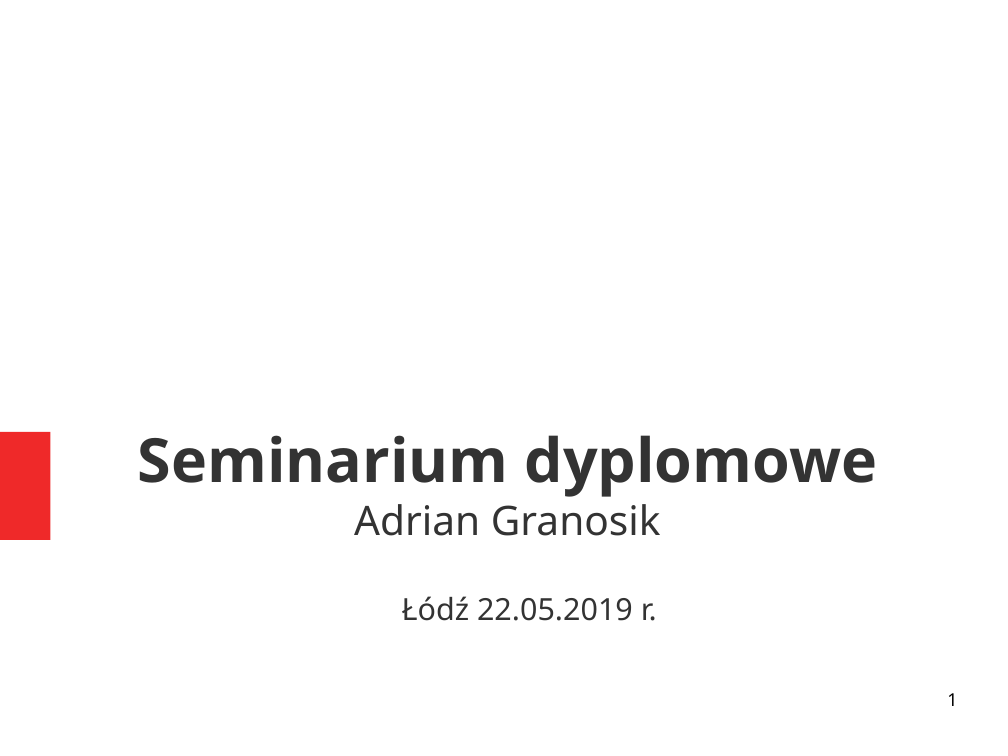
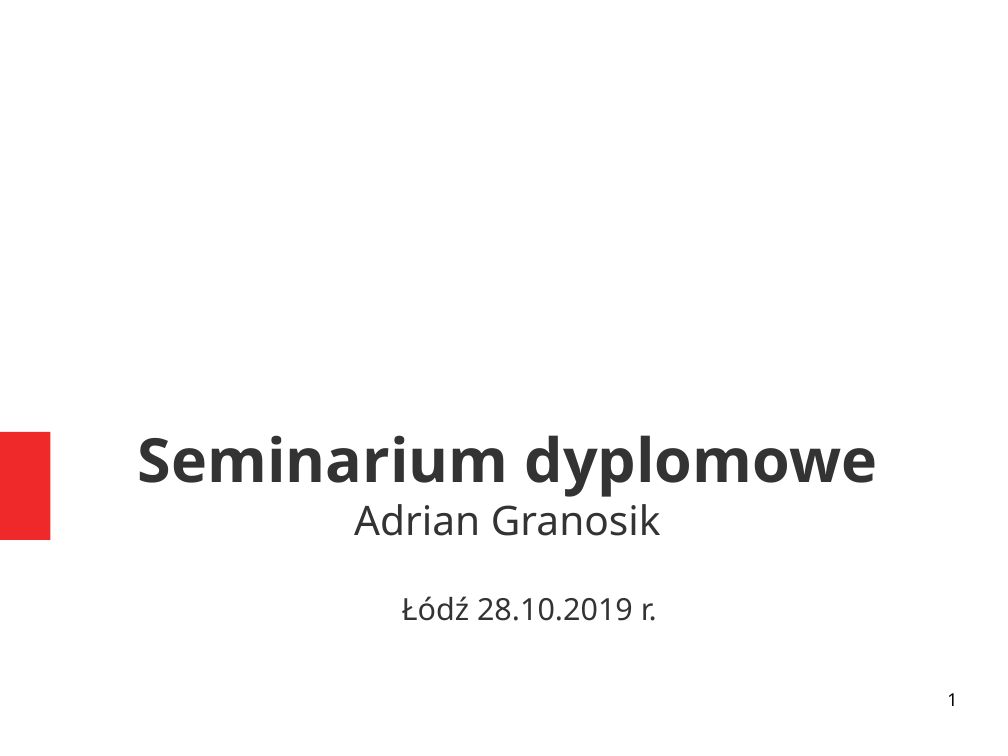
Before and after one commit to AGranosik/IWP, a slide deck: slide 1 of IWP.odp. Drawn at 1008x756 pixels with LibreOffice and Linux fonts; fonts in the diff are those of the drawing. Boxes give left, top, right and bottom in pixels: in the first picture for what was removed or moved away, otherwise in the second. Text is boxed around its words. In the diff, an @@ line names an element or a change of style, - is before the commit and + after.

```diff
--- a/IWP.odp
+++ b/IWP.odp
@@ text at [402,596,657,621]: text changed @@
-Łódź 22.05.2019 r.
+Łódź 28.10.2019 r.
```
Also in this commit, not shown: 6 other slides changed.
